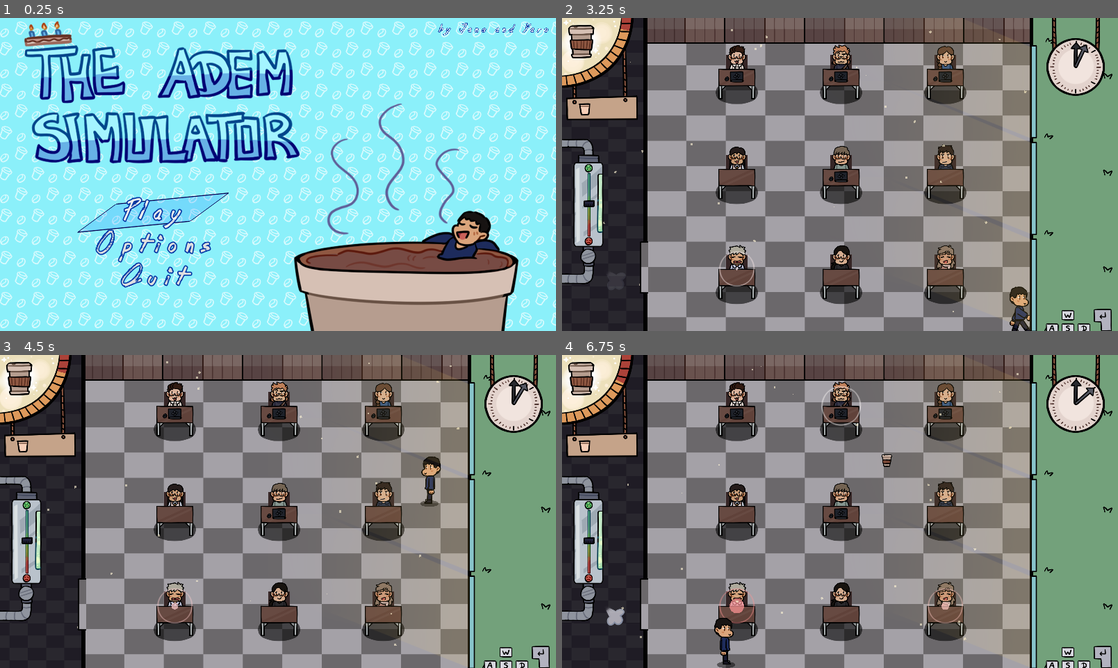
Above: before the commit, frames 1-4 (two rows, left to right).
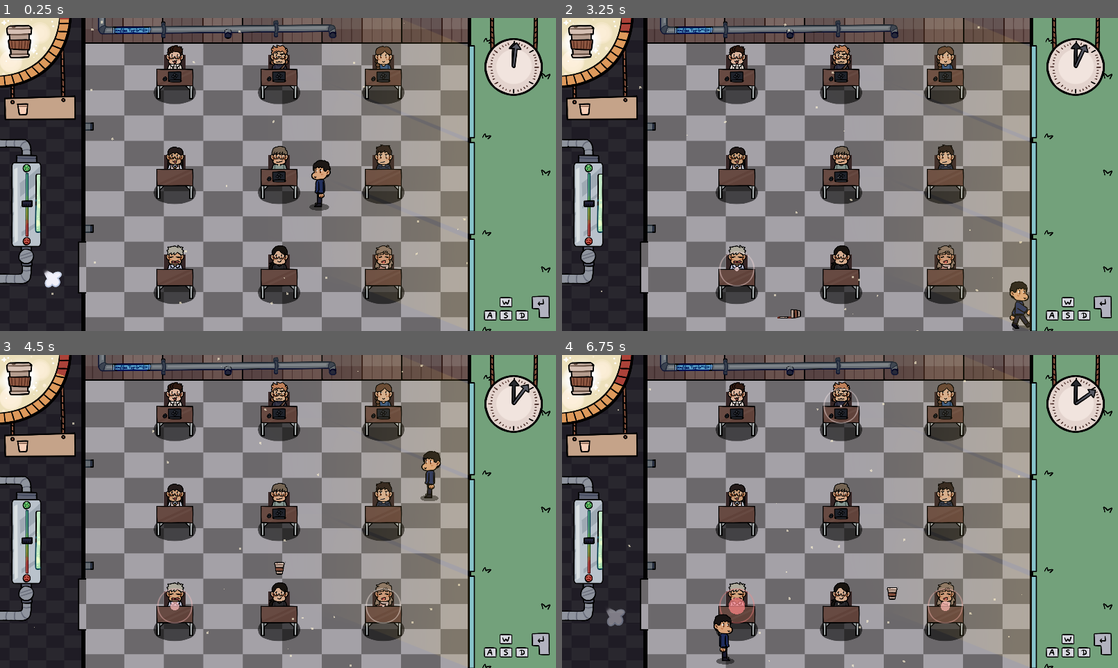
Above: after the commit, the same moments.

Repository: nyaro-p/TheTutorSimulator
Game: Godot game, scene res://Scenes/Classroom.tscn
Two runs of this game, one before a commit and one after it. Both use one fixed random seed, a clock stepped at 60 frames per second and the inputs below. Before the commit the project starts from res://Scenes/TitleScreen.tscn.
Inputs (mouse positions are in pixels of both pictures, inside the frame that each line leads up to):
- Up to frame 1 (0.25 s): no input
- Up to frame 2 (3.25 s): click (717, 212) at 0.5 s, where only the run before the commit has a clickable "Play"; tap Enter (interact) at 1.25, 2.1 s; hold D (move_right) 1.28-2.03 s; hold Enter (interact) 1.28-2.03 s; hold S (move_down) 2.03-2.78 s; hold D (move_right) from 2.78 s (still down); hold Enter (interact) from 2.78 s (still down)
- Up to frame 3 (4.5 s): release D (move_right) at 3.53 s; release Enter (interact) at 3.53 s; hold W (move_up) 3.53-4.28 s; tap Enter (interact) at 3.6 s; hold A (move_left) from 4.28 s (still down); hold Enter (interact) from 4.28 s (still down)
- Up to frame 4 (6.75 s): release Enter (interact) at 5.03 s; tap Enter (interact) at 5.1, 6.6 s; release A (move_left) at 5.78 s; hold S (move_down) 5.78-6.53 s; hold Enter (interact) 5.78-6.53 s; hold D (move_right) from 6.53 s (still down)

The runs differ from the first frame. In frame 1, 99% of the frame differs, in the area x 0-100%, y 0-100%; in frame 2, 2.6%; in frame 3, 2.6%; in frame 4, 2.9%.

Commit message:
random stuff

Diff:
--- /dev/null
+++ b/Prefabs/Items/Coffee/Coffee.gd
@@ -0,0 +1,7 @@
+extends Node2D
+
+func _ready() -> void:
+	$Area2D.monitorable = true
+
+func spill_animation() -> void:
+	$AnimationPlayer.play("spill")
--- a/Prefabs/Items/Coffee/Coffee.tscn
+++ b/Prefabs/Items/Coffee/Coffee.tscn
@@ -1,11 +1,119 @@
-[gd_scene load_steps=3 format=2]
+[gd_scene load_steps=6 format=2]
 
 [ext_resource path="res://Prefabs/Items/Coffee/Coffee_Spritesheet.png" type="Texture" id=1]
+[ext_resource path="res://Prefabs/Items/Coffee/Coffee.gd" type="Script" id=2]
 
 [sub_resource type="CircleShape2D" id=1]
-radius = 4.0
+radius = 6.08276
+
+[sub_resource type="Animation" id=3]
+length = 0.001
+tracks/0/type = "value"
+tracks/0/path = NodePath("Sprite:frame")
+tracks/0/interp = 1
+tracks/0/loop_wrap = true
+tracks/0/imported = false
+tracks/0/enabled = true
+tracks/0/keys = {
+"times": PoolRealArray( 0 ),
+"transitions": PoolRealArray( 1 ),
+"update": 0,
+"values": [ 0 ]
+}
+tracks/1/type = "value"
+tracks/1/path = NodePath("Area2D:monitoring")
+tracks/1/interp = 1
+tracks/1/loop_wrap = true
+tracks/1/imported = false
+tracks/1/enabled = true
+tracks/1/keys = {
+"times": PoolRealArray( 0 ),
+"transitions": PoolRealArray( 1 ),
+"update": 0,
+"values": [ false ]
+}
+tracks/2/type = "value"
+tracks/2/path = NodePath("Area2D:monitorable")
+tracks/2/interp = 1
+tracks/2/loop_wrap = true
+tracks/2/imported = false
+tracks/2/enabled = true
+tracks/2/keys = {
+"times": PoolRealArray( 0 ),
+"transitions": PoolRealArray( 1 ),
+"update": 0,
+"values": [ true ]
+}
+tracks/3/type = "value"
+tracks/3/path = NodePath("Sprite:rotation_degrees")
+tracks/3/interp = 1
+tracks/3/loop_wrap = true
+tracks/3/imported = false
+tracks/3/enabled = true
+tracks/3/keys = {
+"times": PoolRealArray( 0 ),
+"transitions": PoolRealArray( 1 ),
+"update": 0,
+"values": [ 0.0 ]
+}
+
+[sub_resource type="Animation" id=2]
+resource_name = "spill"
+length = 0.75
+step = 0.05
+tracks/0/type = "value"
+tracks/0/path = NodePath("Sprite:frame")
+tracks/0/interp = 1
+tracks/0/loop_wrap = true
+tracks/0/imported = false
+tracks/0/enabled = true
+tracks/0/keys = {
+"times": PoolRealArray( 0, 0.05, 0.1, 0.15 ),
+"transitions": PoolRealArray( 1, 1, 1, 1 ),
+"update": 1,
+"values": [ 0, 1, 2, 3 ]
+}
+tracks/1/type = "value"
+tracks/1/path = NodePath("Sprite:rotation_degrees")
+tracks/1/interp = 1
+tracks/1/loop_wrap = true
+tracks/1/imported = false
+tracks/1/enabled = true
+tracks/1/keys = {
+"times": PoolRealArray( 0, 0.15 ),
+"transitions": PoolRealArray( 1, 1 ),
+"update": 0,
+"values": [ 0.0, -90.0 ]
+}
+tracks/2/type = "value"
+tracks/2/path = NodePath("Area2D:monitorable")
+tracks/2/interp = 1
+tracks/2/loop_wrap = true
+tracks/2/imported = false
+tracks/2/enabled = true
+tracks/2/keys = {
+"times": PoolRealArray( 0 ),
+"transitions": PoolRealArray( 1 ),
+"update": 1,
+"values": [ false ]
+}
+tracks/3/type = "method"
+tracks/3/path = NodePath(".")
+tracks/3/interp = 1
+tracks/3/loop_wrap = true
+tracks/3/imported = false
+tracks/3/enabled = true
+tracks/3/keys = {
+"times": PoolRealArray( 0.75 ),
+"transitions": PoolRealArray( 1 ),
+"values": [ {
+"args": [  ],
+"method": "queue_free"
+} ]
+}
 
 [node name="Coffee" type="Node2D"]
+script = ExtResource( 2 )
 
 [node name="Sprite" type="Sprite" parent="."]
 position = Vector2( 0, -3 )
@@ -16,6 +124,11 @@
 [node name="Area2D" type="Area2D" parent="."]
 collision_layer = 2
 collision_mask = 0
+monitoring = false
 
 [node name="CollisionShape2D" type="CollisionShape2D" parent="Area2D"]
 shape = SubResource( 1 )
+
+[node name="AnimationPlayer" type="AnimationPlayer" parent="."]
+anims/RESET = SubResource( 3 )
+anims/spill = SubResource( 2 )
--- a/Prefabs/Player/Player.gd
+++ b/Prefabs/Player/Player.gd
@@ -8,11 +8,11 @@
 var input_vector := Vector2.ZERO
 
 #Item collection area
-onready var collectArea = $CollectArea as Area2D
+onready var collectArea := $CollectArea as Area2D
 #Interraction area
-#onready var areaPivot = $"%AreaPivot" as Node2D
+onready var interactArea := $"%InteractArea" as Area2D
 #Animations
-onready var animationTree = $"%AnimationTree" as AnimationTree
+onready var animationTree := $"%AnimationTree" as AnimationTree
 onready var animationState = animationTree.get("parameters/playback")
 
 signal coffee_collected
@@ -27,8 +27,16 @@
 	input_vector.y = round(Input.get_axis("move_up", "move_down"))
 	input_vector = input_vector.normalized()
 
+	#Pause game
 	if Input.is_action_just_pressed("pause_screen"):
 		get_tree().change_scene("res://Scenes/TitleScreen.tscn")
+
+	#Helping students.
+	if Input.is_action_pressed("interact"):
+		var areas = interactArea.get_overlapping_areas()
+		if areas != null:
+			for area in areas:
+				area.get_parent().help()
 
 func _physics_process(delta) -> void:
 	#Movement
--- a/Prefabs/Player/Player.tscn
+++ b/Prefabs/Player/Player.tscn
@@ -151,12 +151,12 @@
 shape = SubResource( 2 )
 
 [node name="AreaPivot" type="Node2D" parent="."]
+
+[node name="InteractArea" type="Area2D" parent="AreaPivot"]
 unique_name_in_owner = true
-
-[node name="CheckingArea" type="Area2D" parent="AreaPivot"]
 position = Vector2( 0, 16 )
 
-[node name="CollisionShape2D" type="CollisionShape2D" parent="AreaPivot/CheckingArea"]
+[node name="CollisionShape2D" type="CollisionShape2D" parent="AreaPivot/InteractArea"]
 visible = false
 shape = SubResource( 5 )
 
--- a/Prefabs/Student/Student.gd
+++ b/Prefabs/Student/Student.gd
@@ -10,6 +10,10 @@
 	randomize()
 	#randomly gives student a laptop.
 	$Laptop.visible = bool(randi() % 2)
+
+#called by player
+func help():
+	print("i'm getting helped")
 
 #Sets a timer for a question / adds th Time Effect.
 #Called from Game Controller.
--- a/Scenes/Classroom.tscn
+++ b/Scenes/Classroom.tscn
@@ -15,6 +15,8 @@
 [ext_resource path="res://Assets/Sidebar_background.png" type="Texture" id=13]
 [ext_resource path="res://Prefabs/UI/StreakSign.tscn" type="PackedScene" id=14]
 [ext_resource path="res://Assets/Sidebar_entrance.png" type="Texture" id=15]
+[ext_resource path="res://Assets/Pipes1.png" type="Texture" id=16]
+[ext_resource path="res://Assets/Pipes2.png" type="Texture" id=17]
 
 [sub_resource type="Environment" id=8]
 background_mode = 4
@@ -29,7 +31,7 @@
 extents = Vector2( 105, 345 )
 
 [sub_resource type="RectangleShape2D" id=4]
-extents = Vector2( 660.001, 30 )
+extents = Vector2( 660.001, 36.25 )
 
 [sub_resource type="Curve" id=6]
 _data = [ Vector2( 0, 0 ), 0.0, 0.0, 0, 0, Vector2( 0.258427, 1 ), 0.0, 0.0, 0, 0, Vector2( 0.707865, 1 ), 0.0, 0.0, 0, 0, Vector2( 1, 0.0875 ), 0.0, 0.0, 0, 0 ]
@@ -80,7 +82,7 @@
 position = Vector2( 0, 111 )
 
 [node name="Tutorial" type="Sprite" parent="UI"]
-position = Vector2( 476, 279 )
+position = Vector2( 476, 267 )
 scale = Vector2( 0.2, 0.2 )
 texture = ExtResource( 11 )
 
@@ -112,6 +114,19 @@
 texture = ExtResource( 13 )
 stretch_mode = 2
 
+[node name="Pipes1" type="Sprite" parent="Background"]
+position = Vector2( 201, 11 )
+scale = Vector2( 0.2, 0.2 )
+texture = ExtResource( 16 )
+
+[node name="Pipes2" type="Sprite" parent="Background/Pipes1"]
+position = Vector2( -590, 475 )
+texture = ExtResource( 17 )
+
+[node name="Pipes3" type="Sprite" parent="Background/Pipes1"]
+position = Vector2( -590, 945 )
+texture = ExtResource( 17 )
+
 [node name="RoomOuterCollsions" type="StaticBody2D" parent="Background"]
 scale = Vector2( 0.4, 0.4 )
 
@@ -132,7 +147,7 @@
 
 [node name="Bottom" type="CollisionShape2D" parent="Background/RoomOuterCollsions"]
 visible = false
-position = Vector2( 650, 780 )
+position = Vector2( 650, 773.75 )
 scale = Vector2( 0.999999, 0.999999 )
 shape = SubResource( 4 )
 
--- a/Scenes/GameController.gd
+++ b/Scenes/GameController.gd
@@ -27,7 +27,7 @@
 	questionTimer.start(2.0 + float(randi() % question_rate_time))
 	questionTimer.connect("timeout", self, "on_questionTimeout")
 	#Coffee dropping
-	itemTimer.start(5.0 + float(randi() % item_rate_time))
+	itemTimer.start(2.0 + float(randi() % item_rate_time))
 	itemTimer.connect("timeout", self, "on_itemTimeout")
 
 	var children = students.get_children()
@@ -58,17 +58,40 @@
 	var coffee = Coffee.instance()
 	$Items.add_child(coffee)
 	var end_position
-	if randi() % 2 == 1:
-		coffee.global_position = Vector2(210, 20)
-		end_position = Vector2(210, 290)
-	else:
-		coffee.global_position = Vector2(300, 20)
-		end_position = Vector2(300, 290)
+	var directrion
+	match randi() % 4:
+		0:
+			coffee.global_position = Vector2(210, 20)
+			end_position = Vector2(210, 285)
+			directrion = Vector2(0, -1)
+		1:
+			coffee.global_position = Vector2(305, 20)
+			end_position = Vector2(305, 285)
+			directrion = Vector2(0, -1)
+		2:
+			coffee.global_position = Vector2(80, 105)
+			end_position = Vector2(425, 105)
+			directrion = Vector2(-1, 0)
+		3:
+			coffee.global_position = Vector2(80, 200)
+			end_position = Vector2(425, 200)
+			directrion = Vector2(-1, 0)
 
 	var tween := create_tween().set_trans(Tween.TRANS_LINEAR).set_ease(Tween.EASE_IN_OUT)
-	tween.tween_property(coffee, "position", end_position, 4.0)
+	tween.tween_property(coffee, "position", end_position, 1.0)
+	tween.connect("finished", self, "animation_finished", [coffee, directrion])
 
-	itemTimer.start(5.0 + float(randi() % item_rate_time))
+	itemTimer.start(2.0 + float(randi() % item_rate_time))
+
+#Called after end of coffee animation.
+func animation_finished(coffee : Node2D, direction : Vector2) -> void:
+	if coffee != null:
+		#Throw back coffee.
+		var new_position = coffee.position + direction * Vector2(10, 5)
+		var tween := create_tween().set_trans(Tween.TRANS_EXPO).set_ease(Tween.EASE_OUT)
+		tween.tween_property(coffee, "position", new_position, 0.4)
+		#Play spill animation.
+		coffee.spill_animation()
 
 func _physics_process(delta: float) -> void:
 	#constantly decreases coffee level
--- a/project.godot
+++ b/project.godot
@@ -11,7 +11,7 @@
 [application]
 
 config/name="the adam game"
-run/main_scene="res://Scenes/TitleScreen.tscn"
+run/main_scene="res://Scenes/Classroom.tscn"
 config/icon="res://icon.png"
 
 [autoload]
Not shown: 1 places in Scenes/Classroom.tscn that only renumber resources
